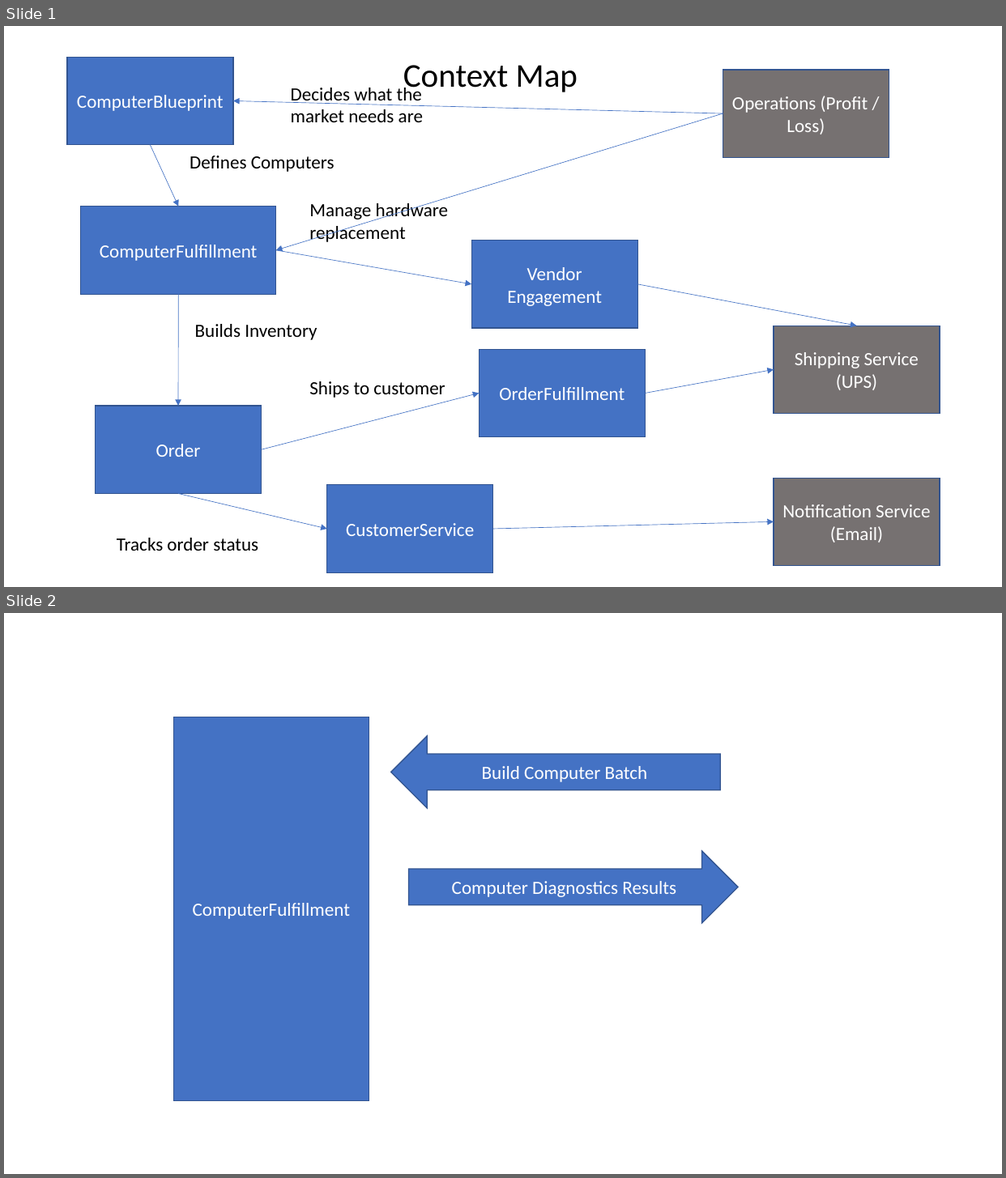
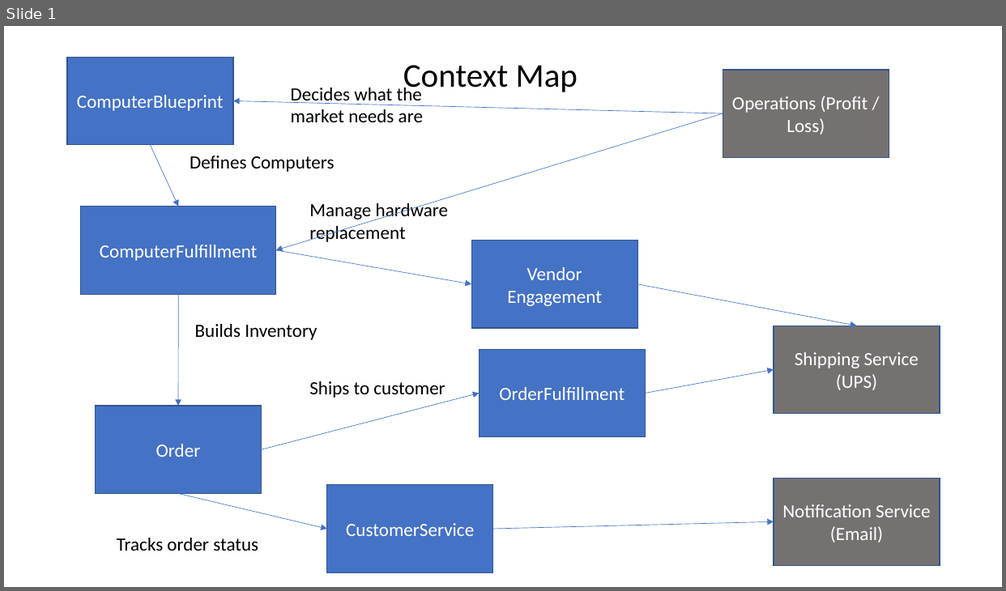
Before and after one commit to carl-burks-magenic/DDD-CarlB, a slide deck: docs/Diagrams.pptx. Shown one above the other, each under a label of ours: slides 1 and 2 before the commit, slide 1 after it. The pictures are 1006x1178 and 1006x591 pixels, drawn with LibreOffice and Linux fonts; fonts in the diff are those of the drawing. Boxes give left, top, right and bottom in pixels: in the first picture for what was removed or moved away, otherwise in the second. Text is boxed around its words. In the diff, an @@ line names an element or a change of style, - is before the commit and + after.

```diff
--- a/docs/Diagrams.pptx
+++ b/docs/Diagrams.pptx
@@ slide 2 removed at box(4, 613, 1002, 1174), background #FFFFFF @@
@@ rectangle removed at box(174, 717, 369, 1101) @@
-ComputerFulfillment
@@ right arrow removed at box(391, 736, 720, 808) @@
-Build Computer Batch
@@ right arrow removed at box(409, 851, 739, 924) @@
-Computer Diagnostics Results
```
Also in this commit, not shown: 1 other slide removed, 1 other file.
